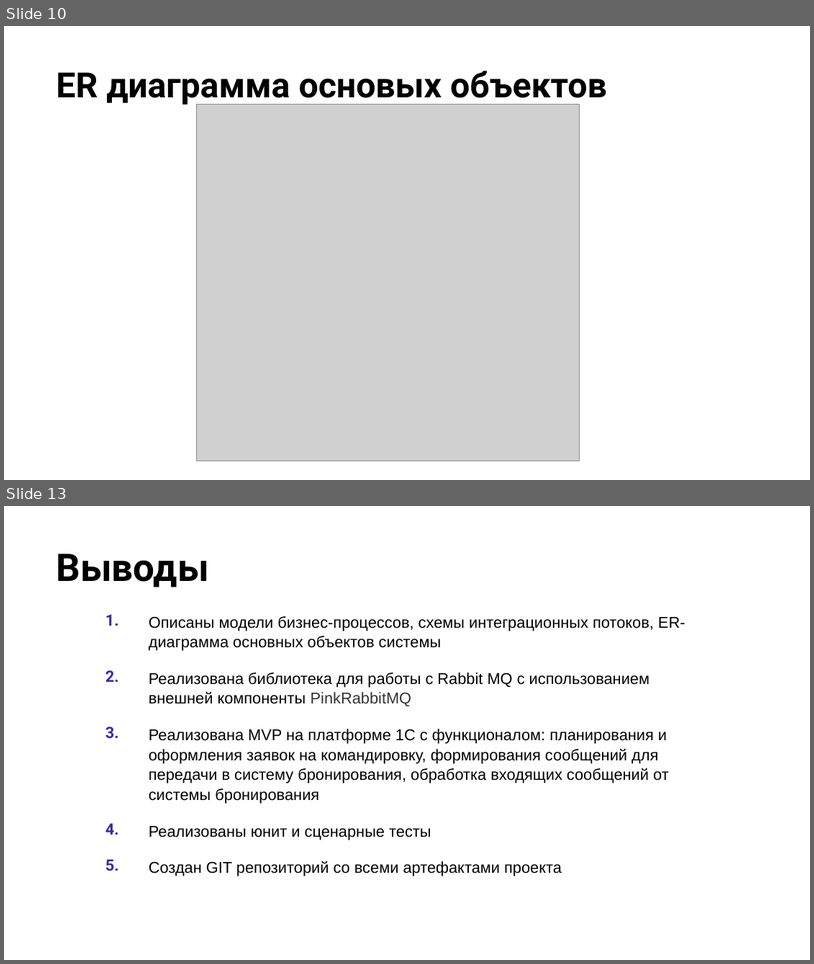
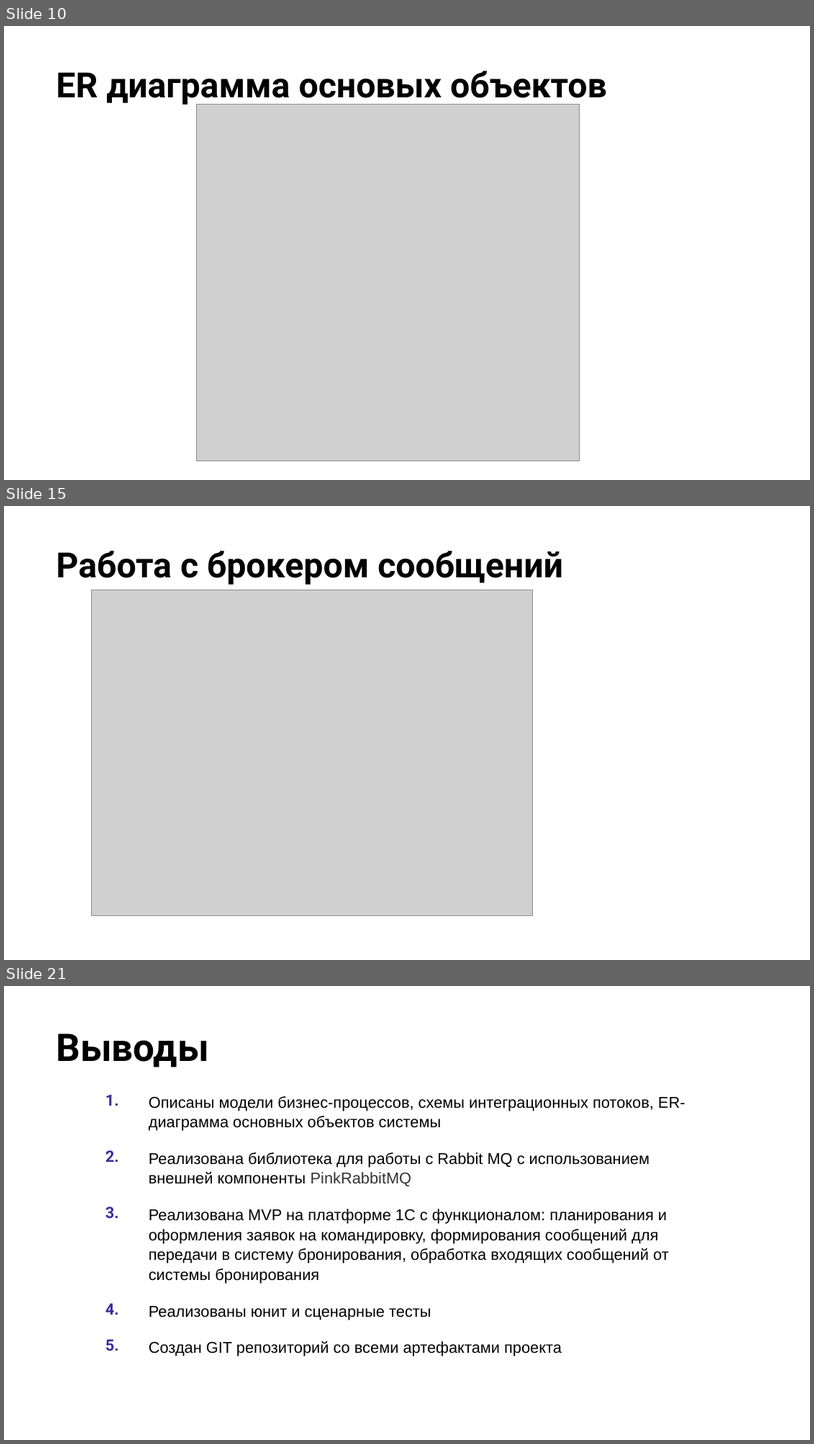
Before and after one commit to EvgeniyKalev/PW, a slide deck: doc/Оформление командировки.pptx. Shown one above the other, each under a label of ours: slides 10 and 13 before the commit, slides 10, 15 and 21 after it; the slides between them are not shown. The pictures are 814x964 and 814x1444 pixels, drawn with LibreOffice and Linux fonts; fonts in the diff are those of the drawing; grey boxes stand for pictures; background and template pictures are left out. Boxes give left, top, right and bottom in pixels: in the first picture for what was removed or moved away, otherwise in the second. Text is boxed around its words. In the diff, an @@ line names an element or a change of style, - is before the commit and + after.

```diff
--- a/doc/Оформление командировки.pptx
+++ b/doc/Оформление командировки.pptx
@@ slide 15 added at (4, 506, 810, 960), background picture (left out) @@
@@ title added at (56, 551, 563, 584), 31 pt, text #000000, bold @@
+Работа с брокером сообщений
@@ picture added at (92, 590, 533, 916) @@
@@ what was slide 13 is now slide 21 @@
```
Also in this commit, not shown: 2 slides changed, 7 other slides added.
